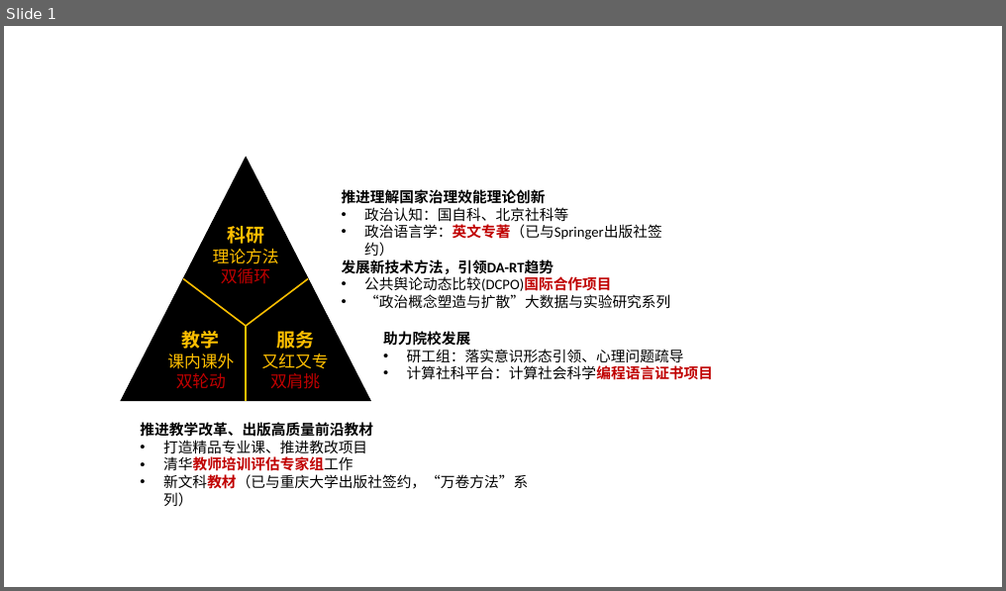
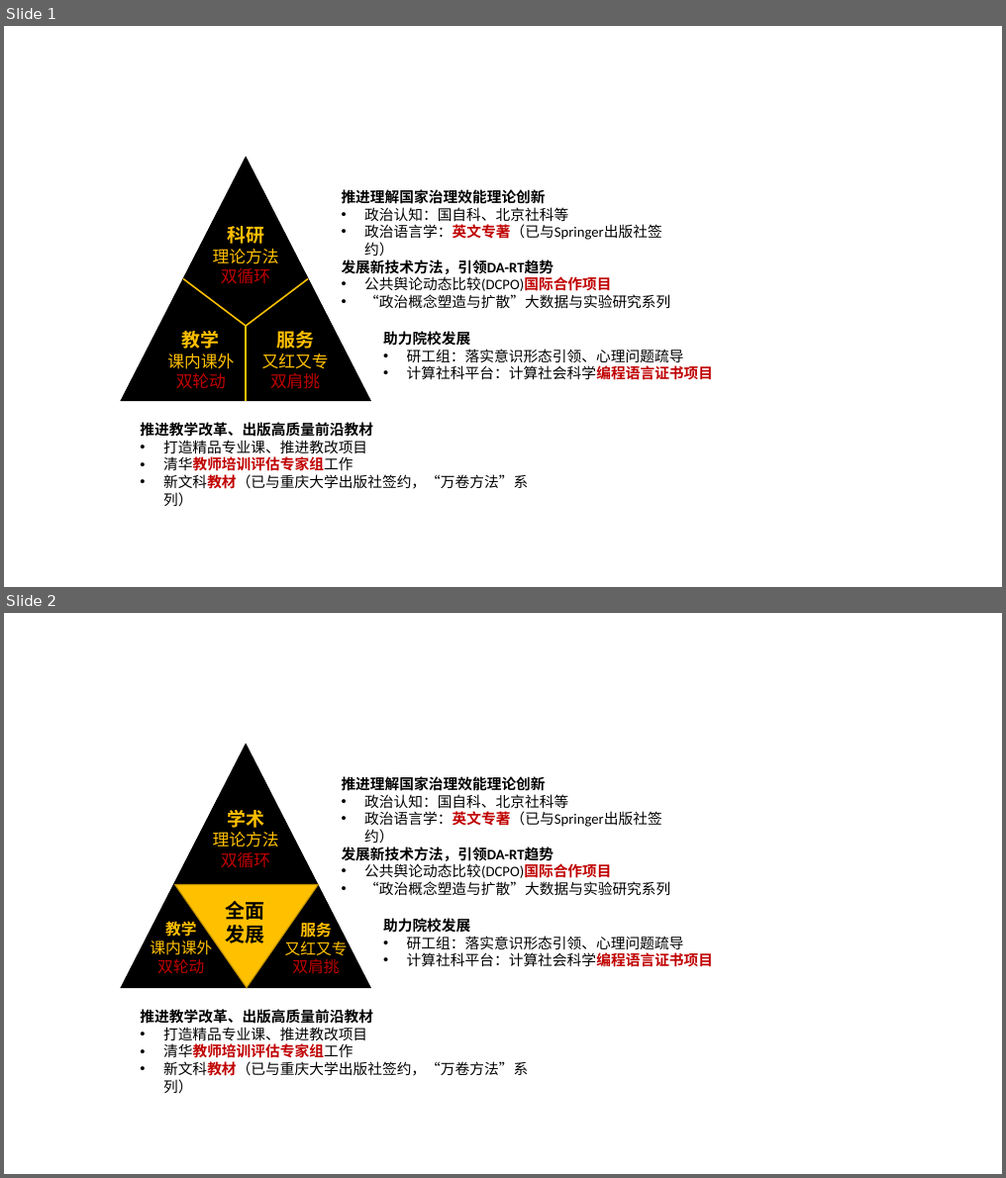
Before and after one commit to sammo3182/slides_gh, a slide deck: slides/report/newStar/images/future.pptx. Shown one above the other, each under a label of ours: slide 1 before the commit, slides 1 and 2 after it. The pictures are 1006x591 and 1006x1178 pixels, drawn with LibreOffice and Linux fonts; fonts in the diff are those of the drawing. Boxes give left, top, right and bottom in pixels: in the first picture for what was removed or moved away, otherwise in the second. Text is boxed around its words. In the diff, an @@ line names an element or a change of style, - is before the commit and + after.

```diff
--- a/slides/report/newStar/images/future.pptx
+++ b/slides/report/newStar/images/future.pptx
@@ slide 2 added at (4,613,1002,1174), background #FFFFFF @@
@@ text added at (342,776,670,896), 14 pt, text #000000 @@
+推进理解国家治理效能理论创新
+• 政治认知：国自科、北京社科等
+• 政治语言学：英文专著（已与Springer出版社签约）
+发展新技术方法，引领DA-RT趋势
+• 公共舆论动态比较(DCPO)国际合作项目
+• “政治概念塑造与扩散”大数据与实验研究系列
@@ triangle added at (174,884,318,988), fill #FFC000, outline #BD8E00 1 pt @@
@@ text added at (226,901,265,944), 19 pt, text #000000, bold @@
+全面发展
@@ group added at (121,744,370,988): 3 texts, 1 triangle @@
+学术
+理论方法
+双循环
+教学
+课内课外
+双轮动
+服务
+又红又专双肩挑
@@ text added at (383,918,713,967), 14 pt, text #000000 @@
+助力院校发展
+• 研工组：落实意识形态引领、心理问题疏导
+• 计算社科平台：计算社会科学编程语言证书项目
@@ text added at (140,1009,528,1094), 14 pt, text #000000 @@
+推进教学改革、出版高质量前沿教材
+• 打造精品专业课、推进教改项目
+• 清华教师培训评估专家组工作
+• 新文科教材（已与重庆大学出版社签约，“万卷方法”系列）
```
Also in this commit, not shown: 1 other slide added, 8 other files.
